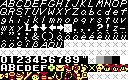
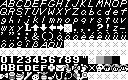
Revision of a layered w=128, h=80 image; what changed, layer by layer:
hid group "colour" (4 layers) over [0, 64, 128, 80]
